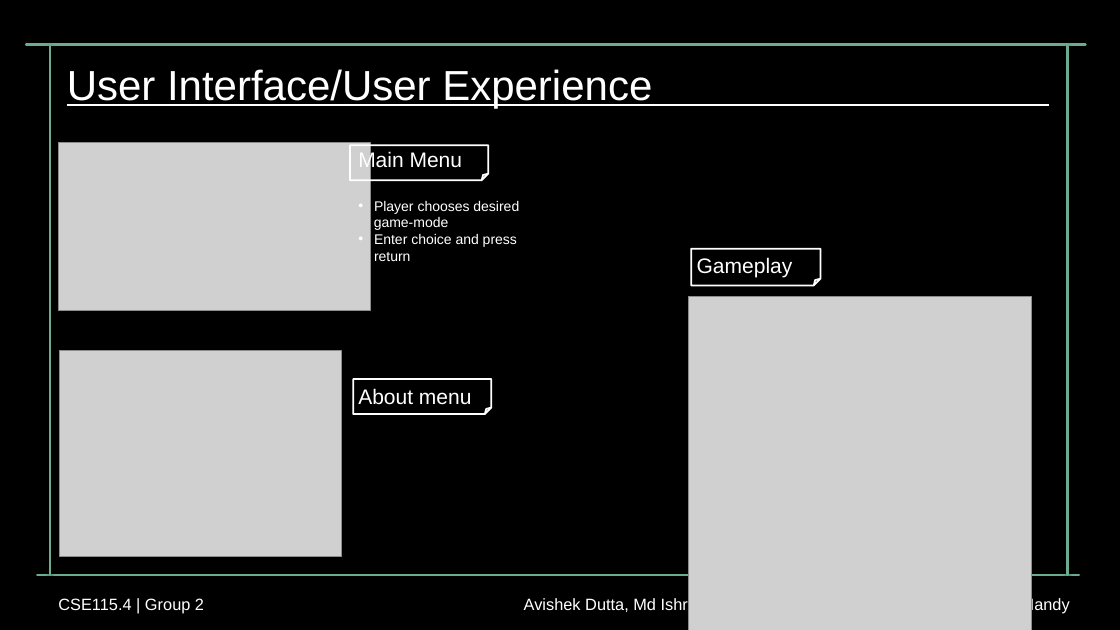
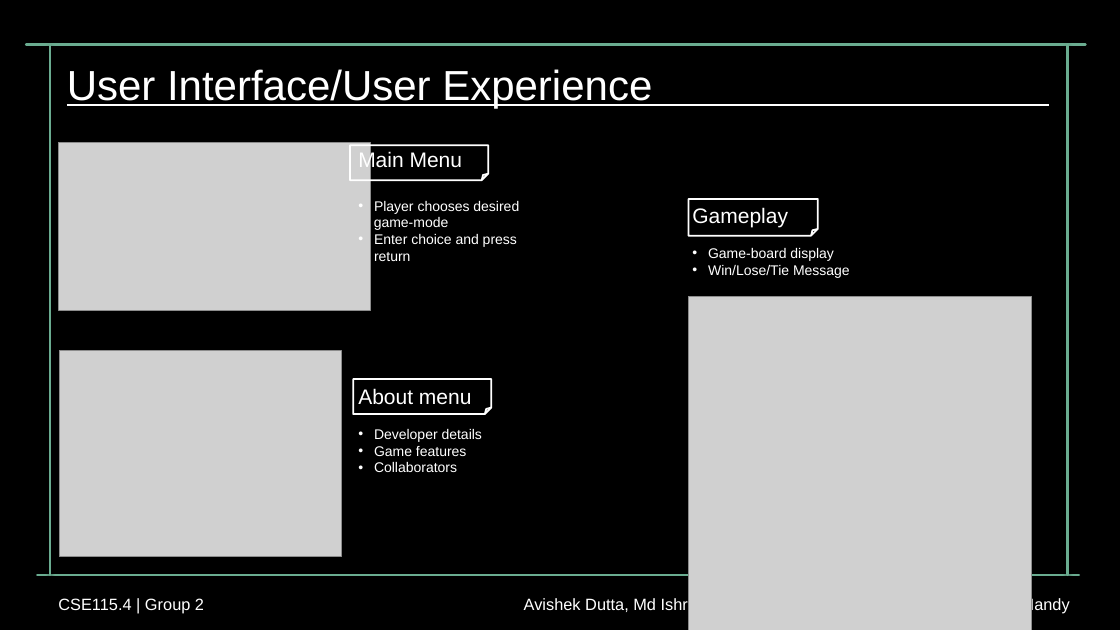
Before and after one commit to tyroruyk/tictacx, a slide deck: slide 6 of others/update_presentation.pptx. Drawn at 1120x630 pixels with LibreOffice and Linux fonts; fonts in the diff are those of the drawing; grey boxes stand for pictures; background and template pictures are left out. Boxes give left, top, right and bottom in pixels: in the first picture for what was removed or moved away, otherwise in the second. Text is boxed around its words. In the diff, an @@ line names an element or a change of style, - is before the commit and + after.

```diff
--- a/others/update_presentation.pptx
+++ b/others/update_presentation.pptx
@@ text "Gameplay": place and size @@
-text "Gameplay" at bbox=[697, 257, 793, 278]
+text "Gameplay" at bbox=[692, 207, 850, 278]
@@ folded corner: place and size @@
-folded corner at bbox=[691, 249, 821, 286]
+folded corner at bbox=[689, 199, 818, 236]
@@ text at bbox=[708, 248, 850, 278]: paragraphs added @@
+• Game-board display
+• Win/Lose/Tie Message
@@ text at bbox=[374, 429, 482, 472]: paragraphs added @@
+• Developer details
+• Game features
+• Collaborators
```
